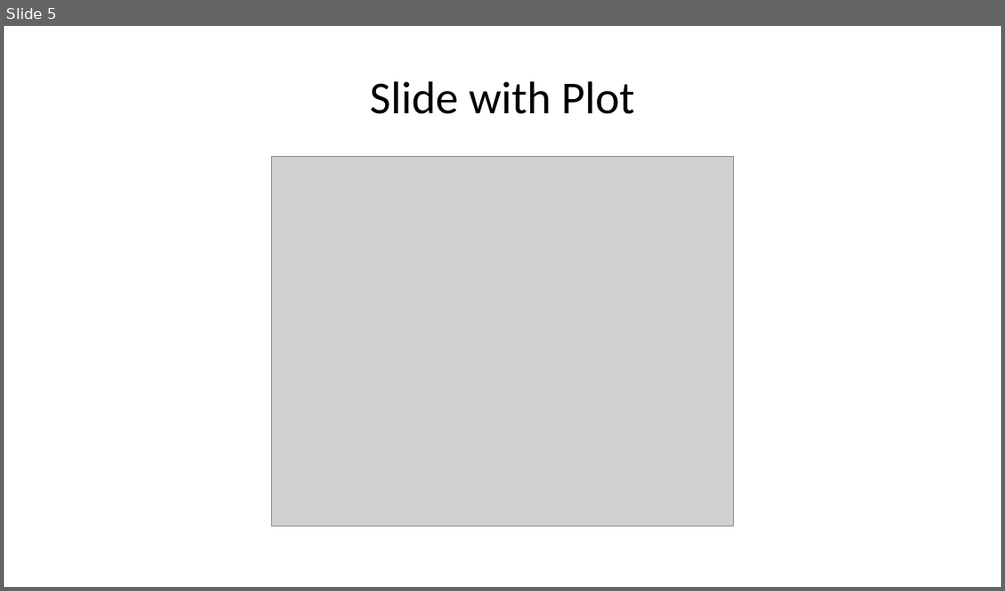
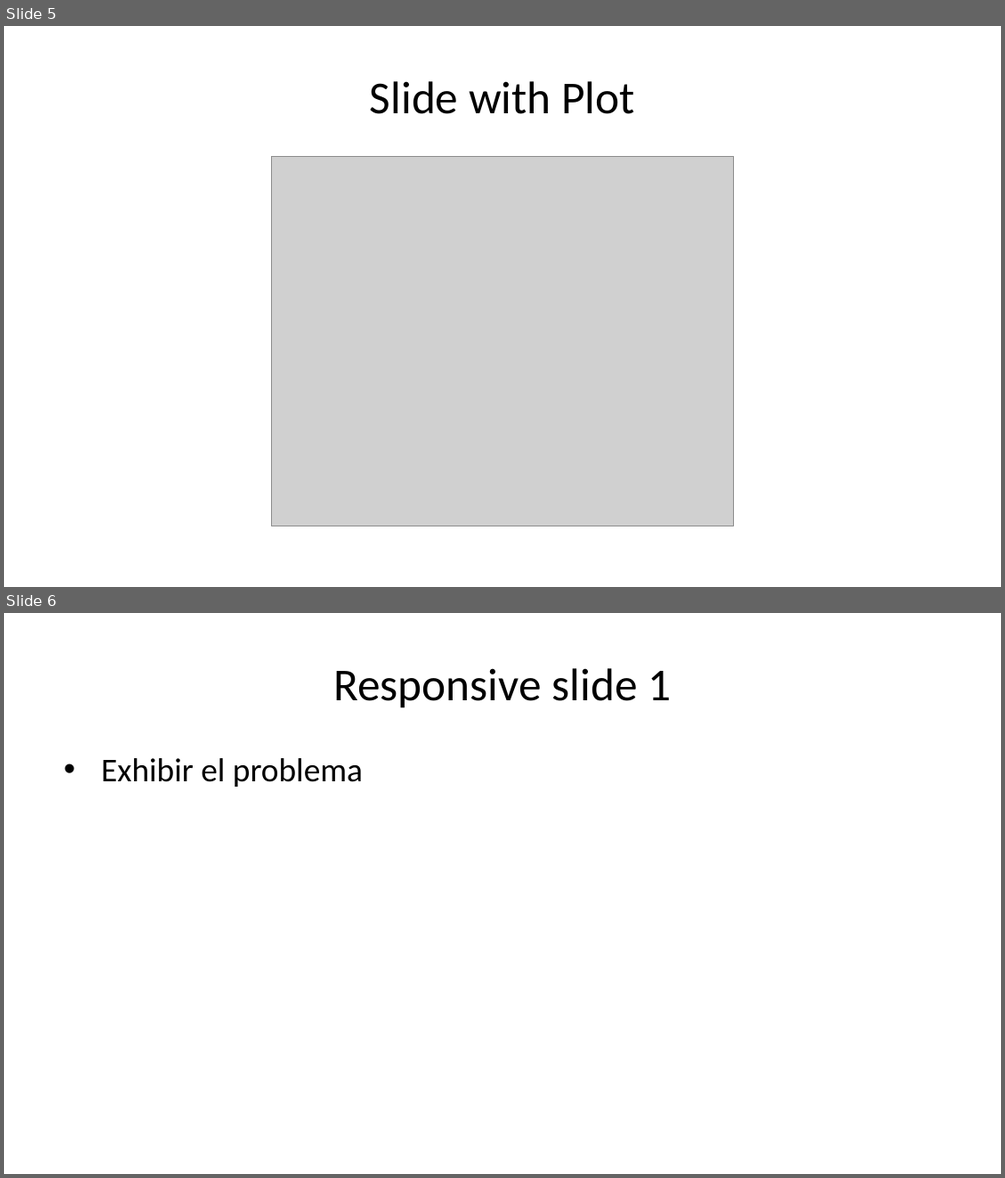
Before and after one commit to datacivica/ppt-huelladecuidados-LatinR, a slide deck: ppt-LatinR.pptx. Shown one above the other, each under a label of ours: slide 5 before the commit, slides 5 and 6 after it. The pictures are 1005x591 and 1005x1178 pixels, drawn with LibreOffice and Linux fonts; fonts in the diff are those of the drawing; grey boxes stand for pictures. Boxes give left, top, right and bottom in pixels: in the first picture for what was removed or moved away, otherwise in the second. Text is boxed around its words. In the diff, an @@ line names an element or a change of style, - is before the commit and + after.

Commit message:
responsive slides

```diff
--- a/ppt-LatinR.pptx
+++ b/ppt-LatinR.pptx
@@ slide 6 added at <box>4,613,1001,1174</box>, background #FFFFFF @@
@@ title added at <box>333,668,671,708</box>, 33 pt, text #000000 @@
+Responsive slide 1
@@ text added at <box>101,758,363,787</box>, 24 pt, text #000000 @@
+• Exhibir el problema
```
Also in this commit, not shown: 1 slide changed, 5 other slides added, 2 other files.
